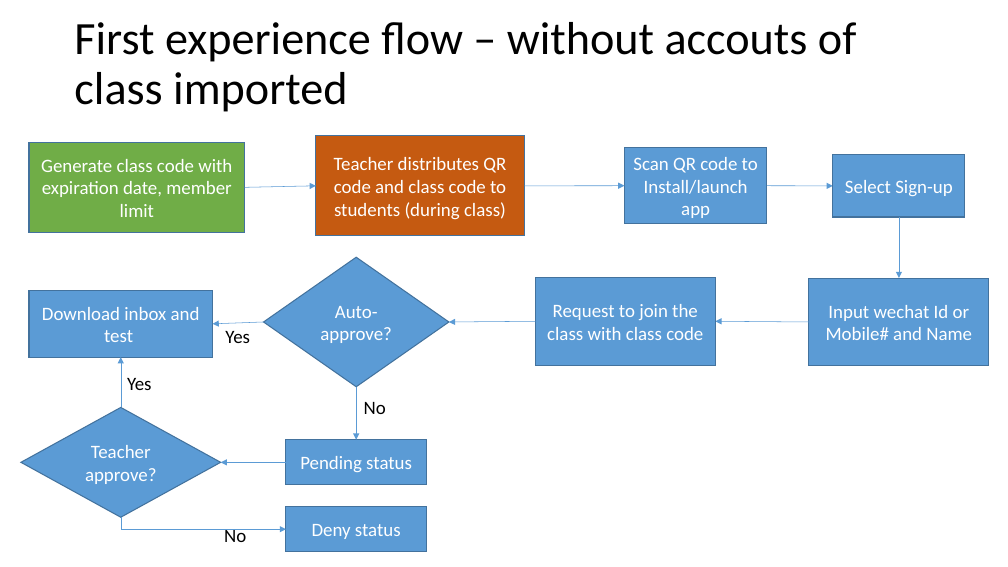
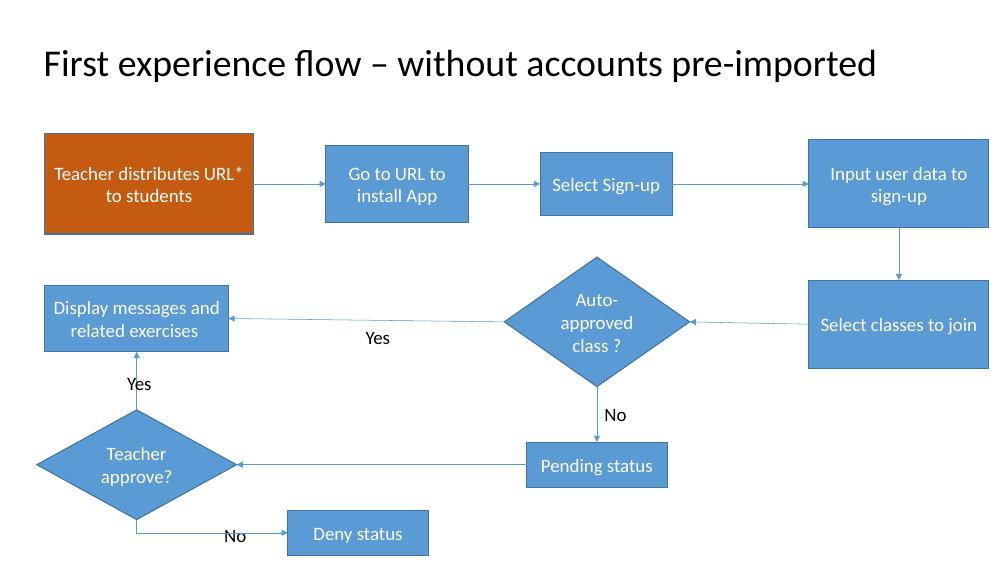
Before and after one commit to joechina/eclasso2o, a slide deck: slide 3 of Parrot-Wireframe/Students flow.pptx. Drawn at 1008x567 pixels with LibreOffice and Linux fonts; fonts in the diff are those of the drawing. Boxes give left, top, right and bottom in pixels: in the first picture for what was removed or moved away, otherwise in the second. Text is boxed around its words. In the diff, an @@ line names an element or a change of style, - is before the commit and + after.

Commit message:
update for first experience flow

```diff
--- a/Parrot-Wireframe/Students flow.pptx
+++ b/Parrot-Wireframe/Students flow.pptx
@@ title at [44, 49, 876, 82]: text changed; size 44 to 36 pt @@
-First experience flow – without accouts of class imported
+First experience flow – without accounts pre-imported
@@ rectangle removed at [29, 142, 244, 233] @@
-Generate class code with expiration date, member limit
@@ rectangle "Teacher distributes URL* to students": place and size @@
-rectangle "Teacher distributes URL* to students" at [316, 135, 525, 236]
+rectangle "Teacher distributes URL* to students" at [45, 134, 253, 234]
@@ rectangle "Go to URL to install ...": place and size @@
-rectangle "Go to URL to install ..." at [625, 147, 767, 224]
+rectangle "Go to URL to install ..." at [326, 146, 468, 222]
@@ rectangle "Input user data to sign-up": place and size @@
-rectangle "Input user data to sign-up" at [809, 278, 989, 366]
+rectangle "Input user data to sign-up" at [809, 140, 989, 228]
@@ text in rectangle at [54, 166, 244, 202]: text changed @@
-Teacher distributes QR code and class code to students (during class)
+Teacher distributes URL* to students
@@ text in rectangle at [349, 168, 446, 205]: text changed @@
-Scan QR code to Install/launch app
+Go to URL to install App
@@ rectangle "Select Sign-up": place and size @@
-rectangle "Select Sign-up" at [833, 154, 966, 217]
+rectangle "Select Sign-up" at [541, 153, 673, 216]
@@ text in rectangle at [830, 167, 967, 205]: text changed @@
-Input wechat Id or Mobile# and Name
+Input user data to sign-up
@@ arrow moved from (245, 188) - (316, 186) to (253, 184) - (326, 184) @@
@@ arrow moved from (767, 186) - (833, 186) to (469, 184) - (541, 184) @@
@@ arrow moved from (525, 186) - (625, 186) to (672, 184) - (809, 184) @@
@@ arrow moved from (899, 217) - (899, 278) to (899, 228) - (899, 281) @@
@@ 1 rectangle, 1 arrow, 1 diamond: place and size @@
-1 rectangle, 1 arrow, 1 diamond at [264, 257, 449, 485]
+1 rectangle, 1 arrow, 1 diamond at [504, 257, 690, 488]
@@ rectangle "Display messages and related exercises": place and size @@
-rectangle "Display messages and related exercises" at [29, 290, 212, 357]
+rectangle "Display messages and related exercises" at [45, 285, 228, 352]
@@ text in diamond at [561, 294, 634, 352]: text changed @@
-Auto-approve?
+Auto-approved class ?
@@ rectangle "Select classes to join": place and size @@
-rectangle "Select classes to join" at [535, 278, 715, 365]
+rectangle "Select classes to join" at [809, 281, 989, 368]
@@ text in rectangle at [54, 301, 220, 337]: text changed @@
-Download inbox and test
+Display messages and related exercises
@@ arrow moved from (264, 322) - (212, 324) to (504, 322) - (228, 318) @@
@@ text "Yes": place and size @@
-text "Yes" at [225, 331, 250, 343]
+text "Yes" at [366, 332, 391, 344]
@@ arrow moved from (535, 321) - (449, 322) to (809, 324) - (690, 322) @@
@@ arrow removed from (809, 322) to (715, 321) @@
@@ text in rectangle at [821, 318, 977, 334]: text changed @@
-Request to join the class with class code
+Select classes to join
@@ arrow moved from (121, 408) - (121, 357) to (137, 410) - (137, 352) @@
@@ diamond "Teacher approve?": place and size @@
-diamond "Teacher approve?" at [21, 408, 221, 517]
+diamond "Teacher approve?" at [37, 410, 237, 520]
@@ text "No": place and size @@
-text "No" at [364, 402, 386, 414]
+text "No" at [604, 409, 626, 421]
@@ arrow moved from (286, 463) - (221, 463) to (527, 465) - (237, 465) @@
@@ elbow arrow moved from (121, 517) - (286, 529) to (137, 520) - (288, 533) @@
@@ rectangle "Deny status": place and size @@
-rectangle "Deny status" at [286, 507, 426, 552]
+rectangle "Deny status" at [288, 510, 429, 556]
```
Also in this commit, not shown: 4 other slides changed, 1 slide added, 2 slides removed.
